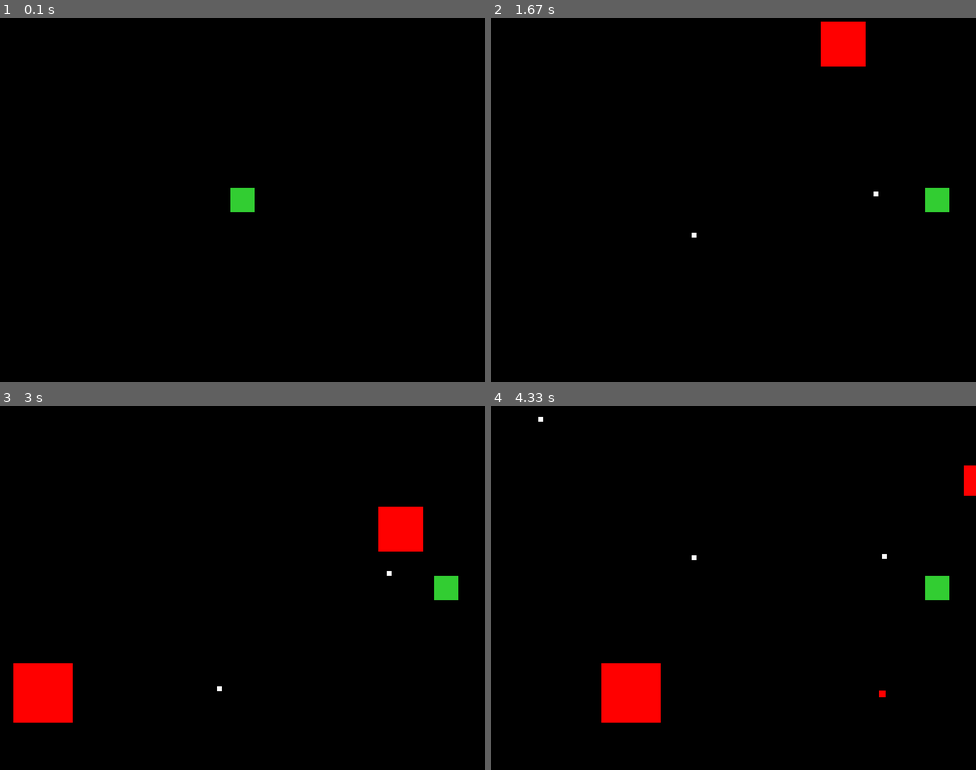
Above: before the commit, frames 1-4 (two rows, left to right).
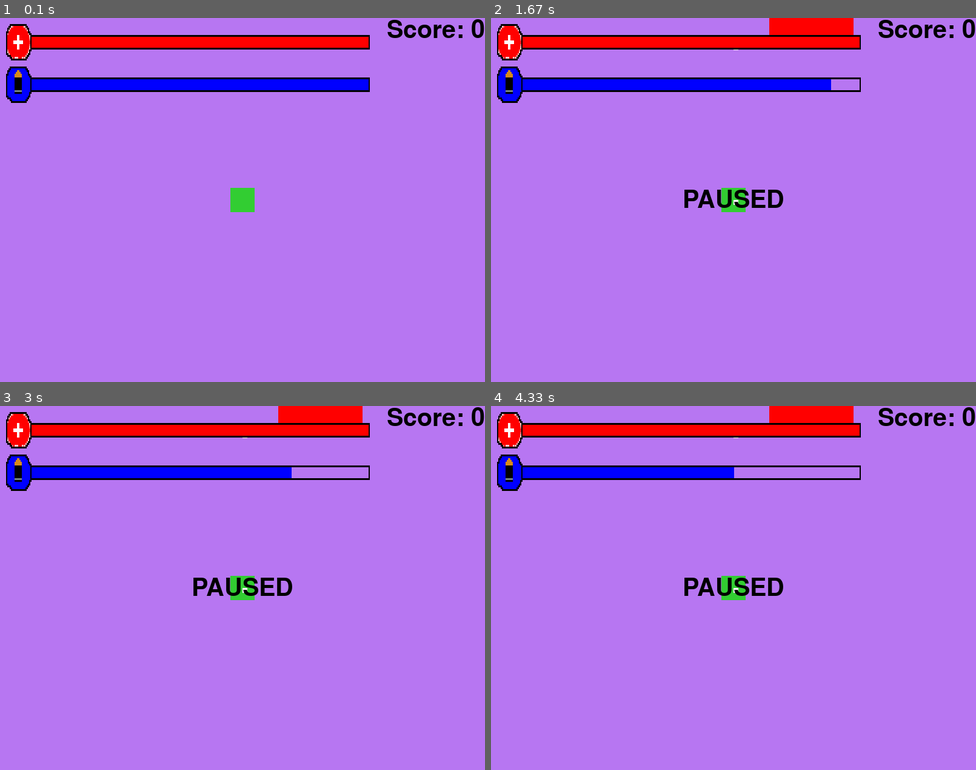
Above: after the commit, the same moments.

Repository: NGBRDCH1EF/First-Pygame
Game: pygame game, started from shooter/shooter.py
The game is run twice, just before and just after one commit, with the same random seed, the same clock (stepped at 60 frames per second) and the same inputs.
Inputs (mouse positions are in pixels of both pictures, inside the frame that each line leads up to):
- Up to frame 1 (0.1 s): no input
- Up to frame 2 (1.67 s): click (733, 200) at 0.38 s; hold Esc 0.67-1.13 s; hold D 0.67-1.13 s; move the mouse to (714, 214) at 0.7 s; click (733, 221) at 1.22 s; click (583, 145) at 1.55 s
- Up to frame 3 (3 s): click (421, 715) at 1.88 s; click (252, 464) at 2.22 s; click (218, 682) at 2.55 s; click (227, 526) at 2.88 s
- Up to frame 4 (4.33 s): click (665, 511) at 3.22 s; click (859, 555) at 3.55 s; click (883, 580) at 3.88 s; click (835, 522) at 4.22 s

The runs differ from the first frame. In frame 1, 98% of the frame differs, in the area x 0-100%, y 0-100%; in frame 2, 97%; in frame 3, 98%; in frame 4, 98%.

Commit message:
add player health and ammo UI with regeneration mechanics

Diff:
--- a/runner/main.py
+++ b/runner/runner.py
@@ -85,7 +85,7 @@
                     # reset everything
                     player.x = BASE_WIDTH // 3
                     player.y = GROUND_Y - 50
-                    player_vel_y = 0
+               d    player_vel_y = 0
                     on_ground = True
                     obstacle.x = BASE_WIDTH + obstacle_width
                     game_over = False
--- a/shooter/shooter.py
+++ b/shooter/shooter.py
@@ -2,6 +2,7 @@
 import sys
 import math
 from entities import Bullet , Enemy
+from ui import HealthBar,AmmoBar
 import random
 pygame.init()
 
@@ -10,6 +11,7 @@
 BLACK = (0, 0, 0)
 GREEN = (50, 205, 50)
 RED = (255, 0, 0)
+BACKGROUND = (183,118,242)
 
 
 # --- window setup ---
@@ -23,17 +25,34 @@
 enemies:list[Enemy]  = []
 
 #Timer
-ENEMY_SPAWN_INTERVAL = 60      #TIME BETWEEN SPAWNS (FRAMES)
+ENEMY_SPAWN_INTERVAL = 30      #TIME BETWEEN SPAWNS (FRAMES)
 spawn_timer = ENEMY_SPAWN_INTERVAL
 
 # --- player setup ---
-PLAYER_SIZE = 40
-PLAYER_SPEED = 12
+PLAYER_SIZE   = 40
+PLAYER_SPEED  = 8
+PLAYER_HEALTH = 500
+HEALTH_REGEN  = 35      #per second
+MAX_AMMO      = 30
+AMMO_REGEN    = 2       #per second
+
+#UI setup
+big_font = pygame.font.SysFont(None, 60)
+HealthBar.load_assets()
+health_bar = HealthBar.create(PLAYER_HEALTH,HEALTH_REGEN)
+score = 0
+AmmoBar.load_assets()
+ammo_bar = AmmoBar.create(MAX_AMMO,AMMO_REGEN)
+
 
 #Enemy Setup
-ENEMY_BASE_SPEED = 3    #speed of median size enemy
-ENEMY_SIZE = (20,100)    #min & max size for enemy
+ENEMY_BASE_SPEED = 4.5    #speed of median size enemy
+ENEMY_SIZE = (40,180)    #min & max size for enemy
 ENEMY_COLOR      = RED
+
+#Pause and Gameover
+game_over = False
+paused = False
 
 #mouse marker setup
 CURSOR_SIZE  = 10
@@ -53,61 +72,122 @@
     for event in pygame.event.get():
         if event.type == pygame.QUIT:
             running = False
-        if event.type == pygame.MOUSEBUTTONDOWN and event.button == 1:
+        if event.type == pygame.MOUSEBUTTONDOWN and event.button == 1 and ammo_bar.ammo > 0:
             bullets.append(Bullet.from_points(player.center,pygame.mouse.get_pos() , speed=15))
+            ammo_bar.ammo -= 1
+        if event.type == pygame.KEYDOWN:
+            if event.key == pygame.K_ESCAPE:
+                if not game_over:
+                    paused = not paused
+                if game_over:
+                    game_over = False
+                    #reset everything
+                    enemies = []
+                    bullets = []
+                    health_bar.health = PLAYER_HEALTH
+                    player = pygame.Rect(
+                        WIDTH // 2 - PLAYER_SIZE // 2,
+                        HEIGHT // 2 - PLAYER_SIZE // 2,
+                        PLAYER_SIZE,
+                        PLAYER_SIZE
+                    )
+                    paused = False
+                    score = 0
+                    ammo_bar.ammo = MAX_AMMO
 
 
-    # --- input / movement ---
-    keys = pygame.key.get_pressed()
+    if not paused and not game_over:
+        # --- input / movement ---
+        keys = pygame.key.get_pressed()
 
-    if keys[pygame.K_w]:
-        player.y -= PLAYER_SPEED
-    if keys[pygame.K_s]:
-        player.y += PLAYER_SPEED
-    if keys[pygame.K_a]:
-        player.x -= PLAYER_SPEED
-    if keys[pygame.K_d]:
-        player.x += PLAYER_SPEED
+        if keys[pygame.K_w]:
+            player.y -= PLAYER_SPEED
+        if keys[pygame.K_s]:
+            player.y += PLAYER_SPEED
+        if keys[pygame.K_a]:
+            player.x -= PLAYER_SPEED
+        if keys[pygame.K_d]:
+            player.x += PLAYER_SPEED
 
-    # keep player inside the window
-    if player.left < 0:
-        player.left = 0
-    if player.right > WIDTH:
-        player.right = WIDTH
-    if player.top < 0:
-        player.top = 0
-    if player.bottom > HEIGHT:
-        player.bottom = HEIGHT
+        # keep player inside the window
+        if player.left < 0:
+            player.left = 0
+        if player.right > WIDTH:
+            player.right = WIDTH
+        if player.top < 0:
+            player.top = 0
+        if player.bottom > HEIGHT:
+            player.bottom = HEIGHT
 
-    #Create Enemies
-    if spawn_timer <= 0:
-        spawn_timer = ENEMY_SPAWN_INTERVAL
-        new_enemy = Enemy.spawn_at_edge(WIDTH,HEIGHT,(10,100),(player.centerx,player.centery),ENEMY_BASE_SPEED)
-        enemies.append(new_enemy)
+        #Create Enemies
+        if spawn_timer <= 0:
+            spawn_timer = ENEMY_SPAWN_INTERVAL
+            new_enemy = Enemy.spawn_at_edge(WIDTH,HEIGHT,ENEMY_SIZE,(player.centerx,player.centery),ENEMY_BASE_SPEED)
+            enemies.append(new_enemy)
+            print(new_enemy.rect.size)
 
-    #check Bullet-Enemy collision
-    for e in enemies[:]:
-        for b in bullets[:]:
-            if e.hit_by(b):
+        #check Bullet-Enemy collision
+        for e in enemies[:]:
+            for b in bullets[:]:
+                if e.hit_by(b):
+                    try:
+                        score += e.rect.size[0]
+                        enemies.remove(e)
+                        bullets.remove(b)
+                    except ValueError:
+                        pass
+
+        #Check Player-Enemy Collision
+        for e in enemies[:]:
+            if player.colliderect(e):
                 enemies.remove(e)
-                bullets.remove(b)
+                if health_bar.health > 0: health_bar.health -= e.rect.size[0]
+                else: game_over = not game_over
+                if score > e.rect.size[0]:
+                    score -= e.rect.size[0]
+                else:
+                    score = 0
 
 
+        #Update entites & timer
+        for b in bullets: b.update()
+        for e in enemies: e.update(WIDTH,HEIGHT)
 
-    #Update entites & timer
-    for b in bullets: b.update()
+        #Health & ammo regen
+        if health_bar.health < PLAYER_HEALTH:
+            health_bar.update(dt / 1000)
+        if ammo_bar.ammo < MAX_AMMO:
+            ammo_bar.update(dt/1000)
 
     # --- draw ---
-    window.fill(BLACK)
+    window.fill(BACKGROUND)
     pygame.draw.rect(window, GREEN, player)
     for b in bullets : b.draw(window)
     for e in enemies:
-        e.update(WIDTH,HEIGHT)
         e.draw(window)
     spawn_timer -= 1
 
+    #handle game over and pause
+    if game_over:
+        text = big_font.render("GAME OVER - Press ESC", True, BLACK)
+        text_rect = text.get_rect(center=(WIDTH // 2, HEIGHT // 2))
+        window.blit(text, text_rect)
+    elif paused:
+        text = big_font.render("PAUSED", True, BLACK)
+        text_rect = text.get_rect(center=(WIDTH // 2, HEIGHT // 2))
+        window.blit(text, text_rect)
+
+    health_bar.draw(window, 10, 10)
+    ammo_bar.draw(window,10,80)
+
+    #score
+    score_text = big_font.render(f"Score: {score}", True, BLACK)
+    score_rect = score_text.get_rect(right=WIDTH)
+    window.blit(score_text, score_rect)
+
+
     pygame.display.flip()
-    clock.tick(60)
+    dt = clock.tick(60)
 
 pygame.quit()
 sys.exit()
--- /dev/null
+++ b/shooter/ui.py
@@ -0,0 +1,101 @@
+from dataclasses import dataclass
+import pygame
+
+@dataclass
+class HealthBar:
+    max_health: float
+    health: float
+    regen_rate: float  # health per second
+
+    @classmethod
+    def load_assets(cls):
+        cls.FRAME = pygame.transform.scale(
+            pygame.image.load("shooter/assets/health_bar.png").convert_alpha(),
+            (600, 60)
+        )
+        cls.FILL = pygame.transform.scale(
+            pygame.image.load("shooter/assets/health_bar_fill.png").convert_alpha(),
+            (600,60)
+        )
+
+    @classmethod
+    def create(cls, max_health: float, regen_rate: float) -> "HealthBar":
+        """Factory: start at full health."""
+        return cls(max_health=max_health, health=max_health, regen_rate=regen_rate)
+
+    def update(self, dt: float) -> None:
+        """Optionally regenerate over time. dt = seconds since last frame."""
+        if self.regen_rate > 0:
+            self.health = min(self.max_health, self.health + self.regen_rate * dt)
+
+    def draw(self, surface: pygame.Surface, x: int, y: int) -> None:
+        """Draw the health bar at (x, y)."""
+        # frame
+        surface.blit(self.FRAME, (x, y))
+
+        # clamp ratio between 0 and 1
+        ratio = max(0.0, min(1.0, self.health / self.max_health))
+
+        # how wide the fill should be
+        full_width = self.FILL.get_width()
+        fill_width = int(full_width * ratio)
+
+        # take a slice of the fill image
+        fill_src_rect = pygame.Rect(0, 0, fill_width, self.FILL.get_height())
+
+        # position inside frame – tweak these offsets to match your art
+        fill_x = x
+        fill_y = y
+
+        surface.blit(self.FILL, (fill_x, fill_y), fill_src_rect)
+
+
+
+@dataclass
+class AmmoBar:
+    max_ammo: int
+    ammo: int
+    regen_rate: float  # bullets/second
+
+    @classmethod
+    def load_assets(cls):
+        cls.FRAME = pygame.transform.scale(
+            pygame.image.load("shooter/assets/ammo_bar.png").convert_alpha(),
+            (600, 60)
+        )
+        cls.FILL = pygame.transform.scale(
+            pygame.image.load("shooter/assets/ammo_bar_fill.png").convert_alpha(),
+            (600,60)
+        )
+
+    @classmethod
+    def create(cls, max_ammo: int, regen_rate: float) -> "AmmoBar":
+        """Factory: start at full ammo."""
+        return cls(max_ammo=max_ammo, ammo=max_ammo, regen_rate=regen_rate)
+
+    def update(self, dt: float) -> None:
+        """Optionally regenerate over time. dt = seconds since last frame."""
+        if self.regen_rate > 0:
+            # allow fractional regen but keep ammo as integer
+            self.ammo += self.regen_rate * dt
+
+    def draw(self, surface: pygame.Surface, x: int, y: int) -> None:
+        """Draw the ammo bar at (x, y)."""
+        # frame
+        surface.blit(self.FRAME, (x, y))
+
+        # clamp ratio between 0 and 1
+        ratio = max(0.0, min(1.0, self.ammo / self.max_ammo))
+
+        # how wide the fill should be
+        full_width = self.FILL.get_width()
+        fill_width = int(full_width * ratio)
+
+        # take a slice of the fill image
+        fill_src_rect = pygame.Rect(0, 0, fill_width, self.FILL.get_height())
+
+        # position inside frame – tweak these offsets to match art
+        fill_x = x
+        fill_y = y
+
+        surface.blit(self.FILL, (fill_x, fill_y), fill_src_rect)
Binary file added: shooter/assets/ammo_bar.png
Binary file added: shooter/assets/ammo_bar_fill.png
Binary file added: shooter/assets/health_bar.png
Binary file added: shooter/assets/health_bar_fill.png
Not shown, added: shooter/assets/ammo_bar.xcf
Not shown, added: shooter/assets/health_bar.xcf
